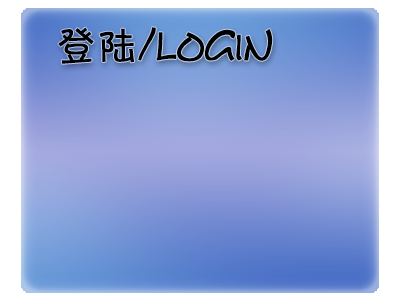
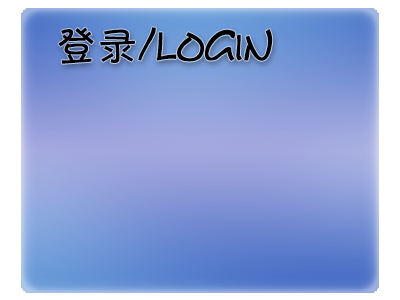
Layers edited between the first and the second 400px x 300px image:
renamed "登陆/LOGIN" to "登录/LOGIN", painted on it over 68, 27, 223, 64
